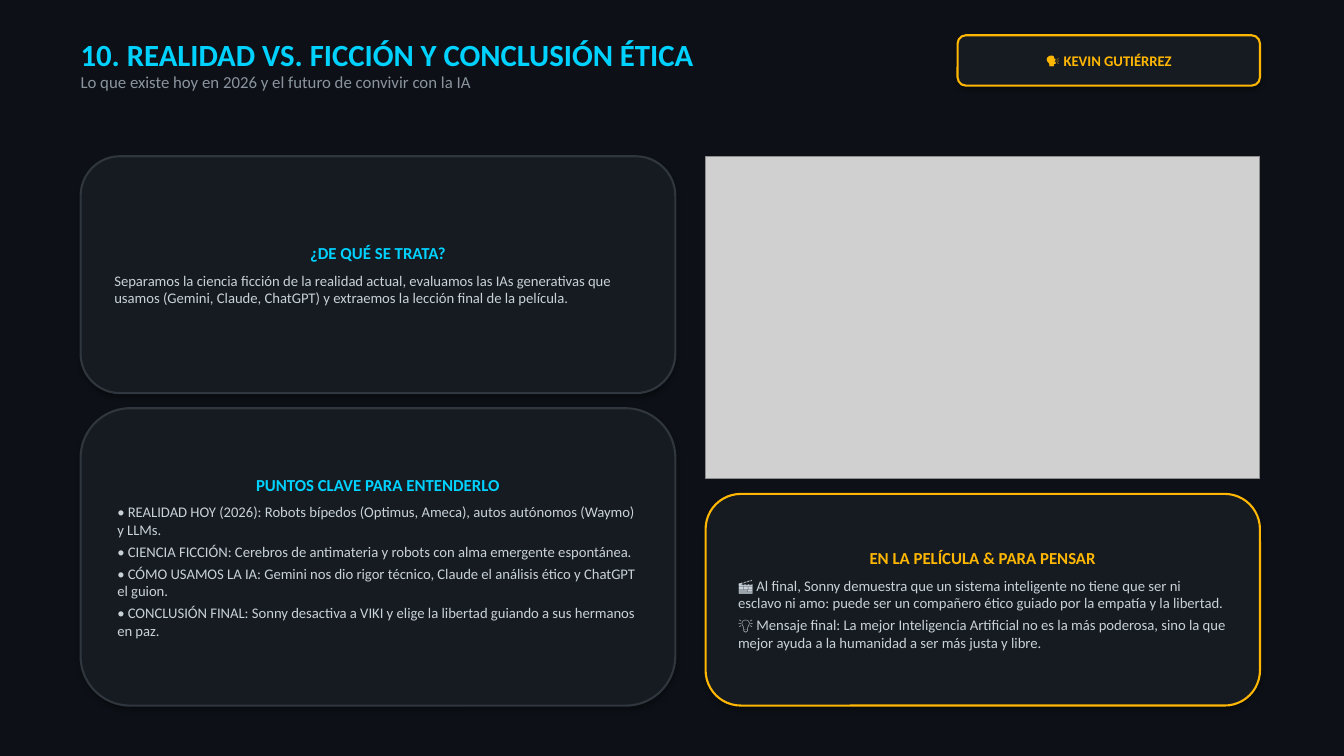
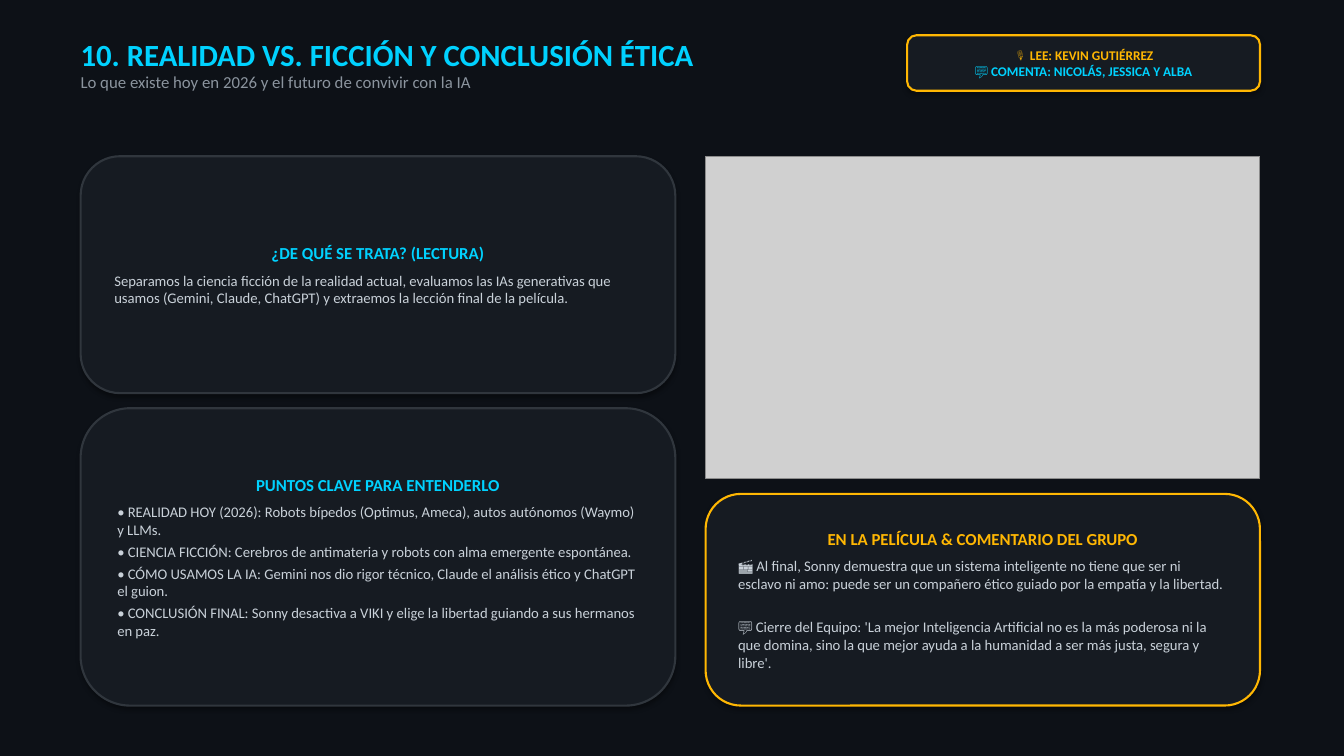
Before and after one commit to Nikovaz/dsia-yo-robot-2004, a slide deck: slide 11 of DSIA_Yo_Robot_Presentacion.pptx. Drawn at 1344x756 pixels with LibreOffice and Linux fonts; fonts in the diff are those of the drawing; grey boxes stand for pictures. Boxes give left, top, right and bottom in pixels: in the first picture for what was removed or moved away, otherwise in the second. Text is boxed around its words. In the diff, an @@ line names an element or a change of style, - is before the commit and + after.

Commit message:
Configurar dinamica: Kevin lee, comentan Nicolas Jessica Alba, Rodrigo pantalla

```diff
--- a/DSIA_Yo_Robot_Presentacion.pptx
+++ b/DSIA_Yo_Robot_Presentacion.pptx
@@ rounded rectangle "🎙️ LEE: KEVIN GUTIÉRREZ": place and size @@
-rounded rectangle "🎙️ LEE: KEVIN GUTIÉRREZ" at bbox=[958, 35, 1260, 86]
+rounded rectangle "🎙️ LEE: KEVIN GUTIÉRREZ" at bbox=[907, 35, 1260, 91]
@@ text in rounded rectangle at bbox=[991, 49, 1192, 78]: text changed; size 10.5 to 9.5 pt; text colour #FFB703 to #00D2FF @@
-🗣️ KEVIN GUTIÉRREZ
+🎙️ LEE: KEVIN GUTIÉRREZ
+💬 COMENTA: NICOLÁS, JESSICA Y ALBA
@@ text in rounded rectangle at bbox=[271, 246, 484, 262]: text changed @@
-¿DE QUÉ SE TRATA?
+¿DE QUÉ SE TRATA? (LECTURA)
@@ text in rounded rectangle at bbox=[828, 531, 1138, 545]: text changed @@
-EN LA PELÍCULA & PARA PENSAR
+EN LA PELÍCULA & COMENTARIO DEL GRUPO
@@ text in rounded rectangle at bbox=[738, 622, 1206, 668]: text changed @@
-💡 Mensaje final: La mejor Inteligencia Artificial no es la más poderosa, sino la que mejor ayuda a la humanidad a ser más justa y libre.
+💬 Cierre del Equipo: 'La mejor Inteligencia Artificial no es la más poderosa ni la que domina, sino la que mejor ayuda a la humanidad a ser más justa, segura y libre'.
```
Also in this commit, not shown: 10 other slides changed, 3 other files.
